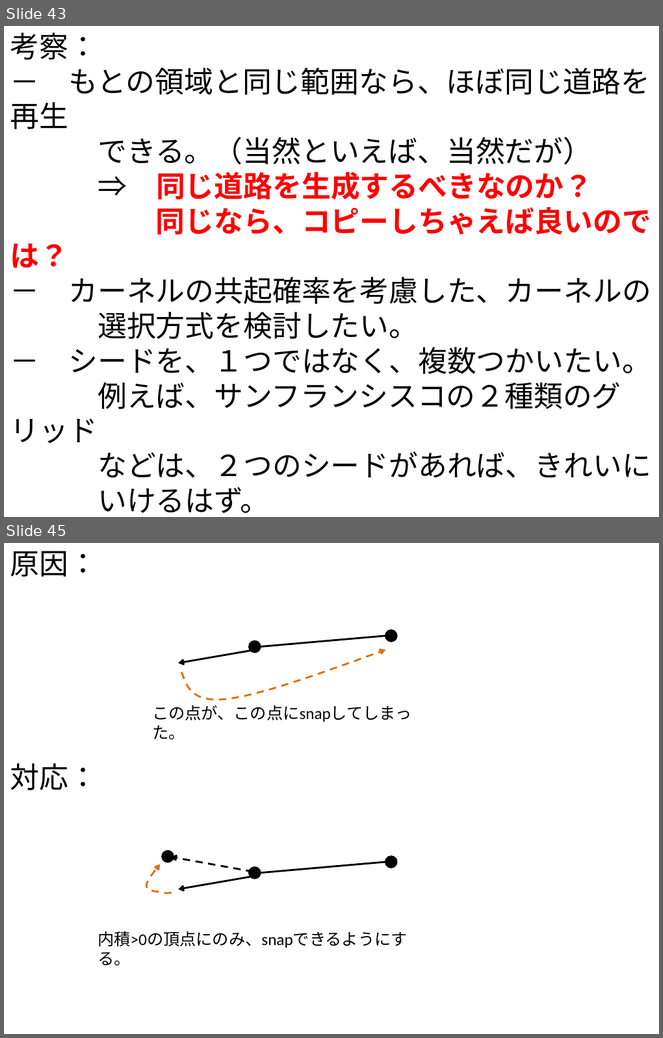
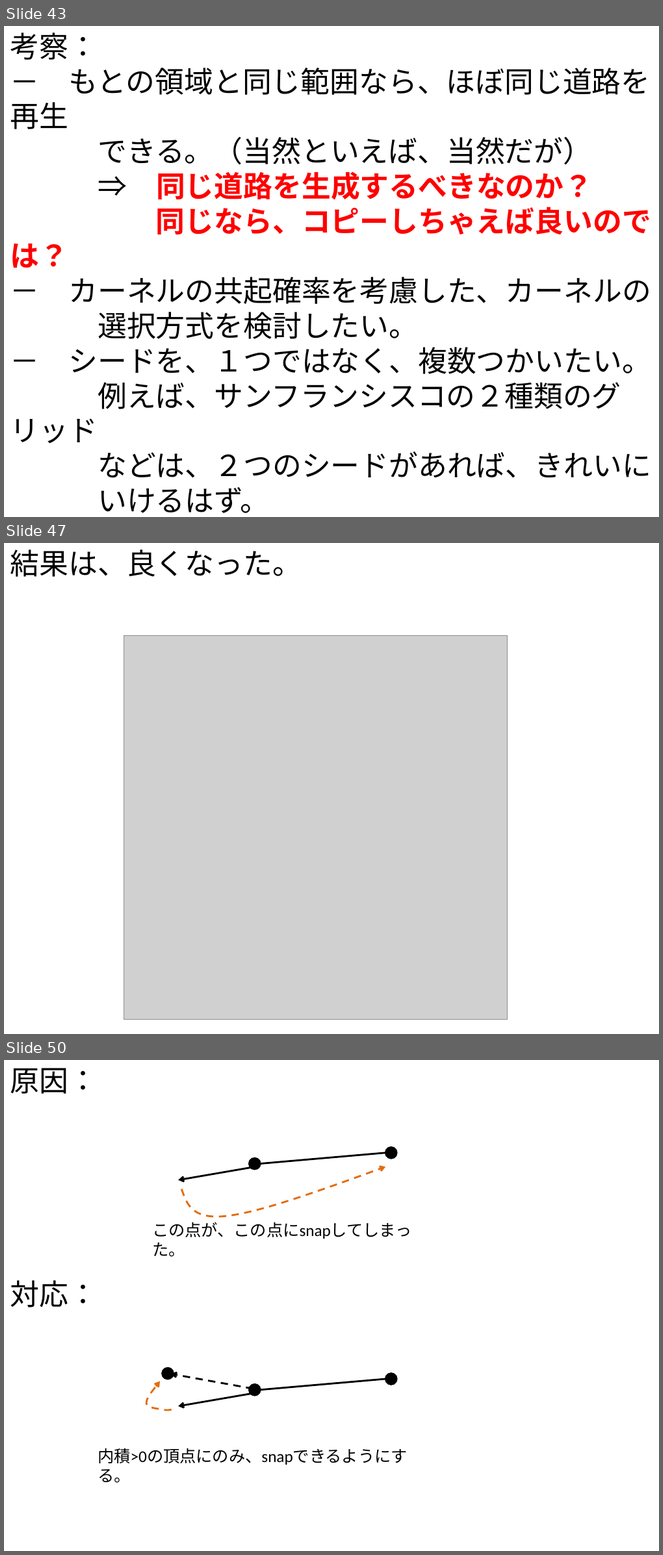
Before and after one commit to gnishida/RoadDesigner, a slide deck: RoadDesigner.pptx. Shown one above the other, each under a label of ours: slides 43 and 45 before the commit, slides 43, 47 and 50 after it; the slides between them are not shown. The pictures are 663x1038 and 663x1555 pixels, drawn with LibreOffice and Linux fonts; fonts in the diff are those of the drawing; grey boxes stand for pictures. Boxes give left, top, right and bottom in pixels: in the first picture for what was removed or moved away, otherwise in the second. Text is boxed around its words. In the diff, an @@ line names an element or a change of style, - is before the commit and + after.

```diff
--- a/RoadDesigner.pptx
+++ b/RoadDesigner.pptx
@@ slide 47 added at [4, 543, 659, 1034], background #FFFFFF @@
@@ text added at [10, 549, 302, 577], 32 pt, text #000000 @@
+結果は、良くなった。
@@ picture added at [124, 636, 507, 1020] @@
@@ what was slide 45 is now slide 50 @@
```
Also in this commit, not shown: 1 slide changed, 4 other slides added, 29 other files.
